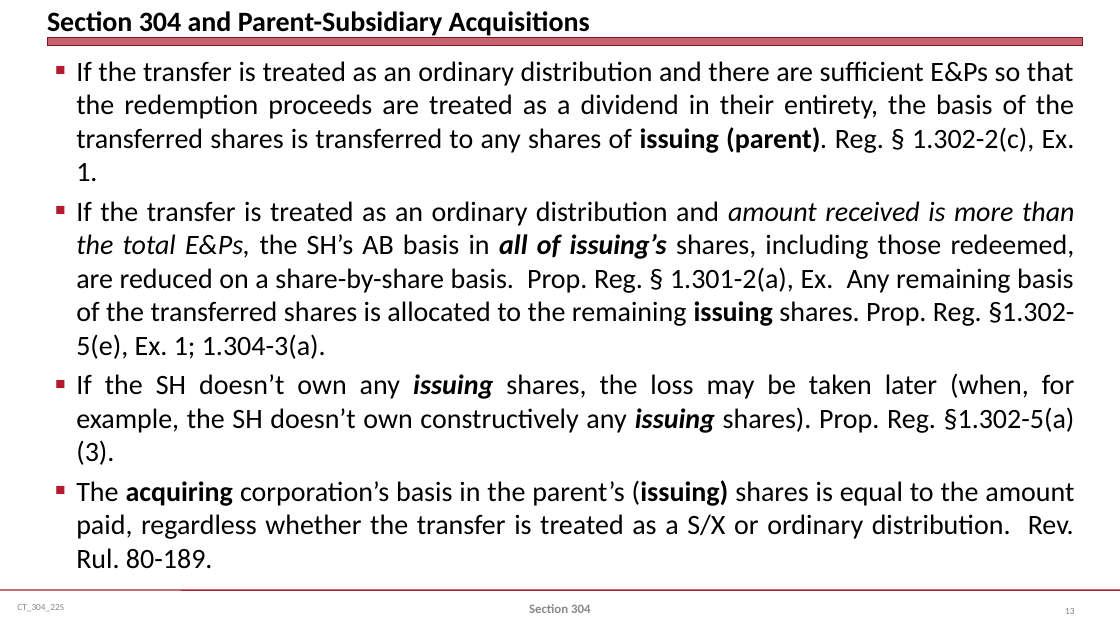
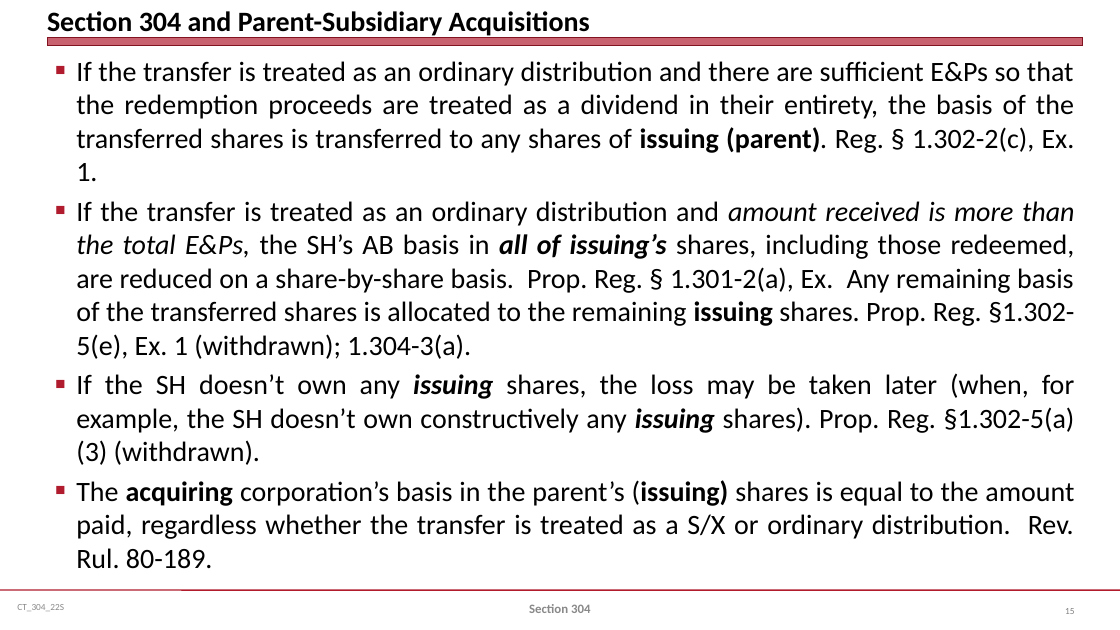
Before and after one commit to jmc877/Corporate-Tax, a slide deck: slide 15 of slides/CT_304_22S.pptx (slide 13 before the commit). Drawn at 1120x630 pixels with LibreOffice and Linux fonts; fonts in the diff are those of the drawing. Boxes give left, top, right and bottom in pixels: in the first picture for what was removed or moved away, otherwise in the second. Text is boxed around its words. In the diff, an @@ line names an element or a change of style, - is before the commit and + after.

```diff
--- a/slides/CT_304_22S.pptx
+++ b/slides/CT_304_22S.pptx
@@ text at <box>76,201,1075,465</box>: text changed @@
-  ■ If the transfer is treated as an ordinary distribution and amount received is more than the total E&Ps, the SH’s AB basis in all of issuing’s shares, including those redeemed, are reduced on a share-by-share basis. Prop. Reg. § 1.301-2(a), Ex. Any remaining basis of the transferred shares is allocated to the remaining issuing shares. Prop. Reg. §1.302-5(e), Ex. 1; 1.304-3(a).
-  ■ If the SH doesn’t own any issuing shares, the loss may be taken later (when, for example, the SH doesn’t own constructively any issuing shares). Prop. Reg. §1.302-5(a)(3).
+  ■ If the transfer is treated as an ordinary distribution and amount received is more than the total E&Ps, the SH’s AB basis in all of issuing’s shares, including those redeemed, are reduced on a share-by-share basis. Prop. Reg. § 1.301-2(a), Ex. Any remaining basis of the transferred shares is allocated to the remaining issuing shares. Prop. Reg. §1.302-5(e), Ex. 1 (withdrawn); 1.304-3(a).
+  ■ If the SH doesn’t own any issuing shares, the loss may be taken later (when, for example, the SH doesn’t own constructively any issuing shares). Prop. Reg. §1.302-5(a)(3) (withdrawn).
```
Also in this commit, not shown: 3 other slides changed, 2 slides added.
